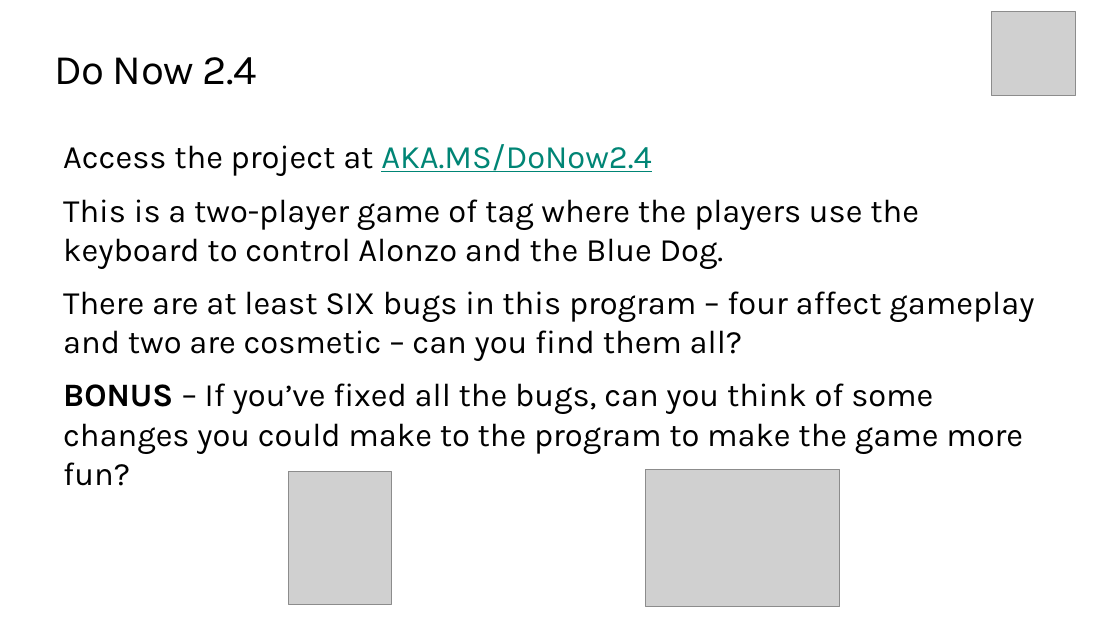
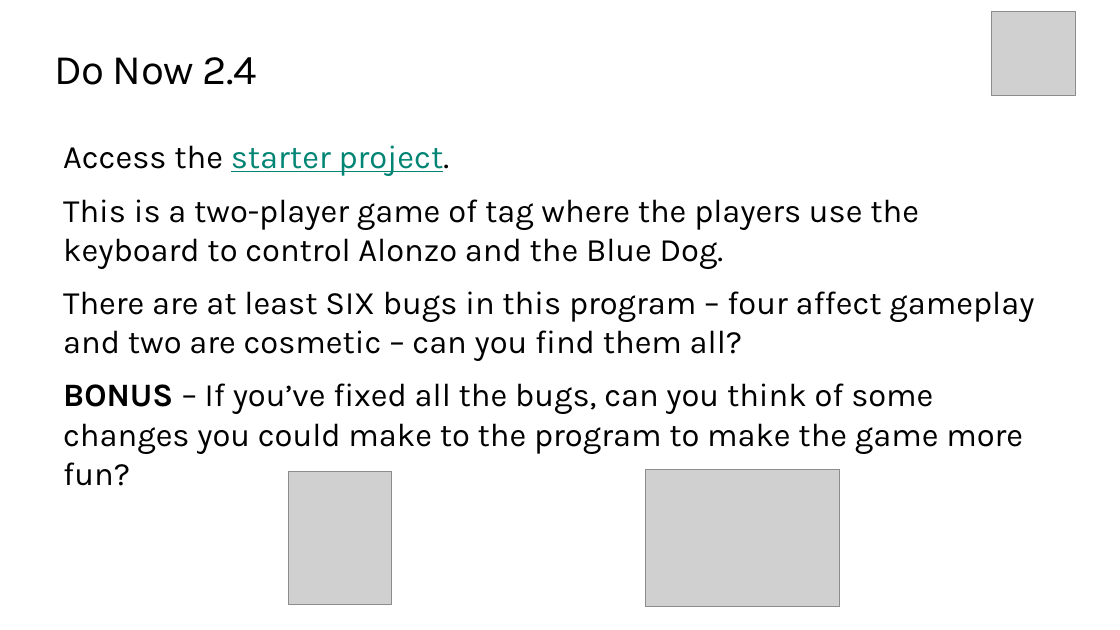
Before and after one commit to TEALSK12/introduction-to-computer-science, a slide deck: slide 4 of docs/slidedecks/TEALS SNAP 2.4.pptx. Drawn at 1120x630 pixels with LibreOffice and Linux fonts; fonts in the diff are those of the drawing; grey boxes stand for pictures; background and template pictures are left out. Boxes give left, top, right and bottom in pixels: in the first picture for what was removed or moved away, otherwise in the second. Text is boxed around its words. In the diff, an @@ line names an element or a change of style, - is before the commit and + after.

```diff
--- a/docs/slidedecks/TEALS SNAP 2.4.pptx
+++ b/docs/slidedecks/TEALS SNAP 2.4.pptx
@@ text at <box>63,145,450,176</box>: text changed; text colour #000000 to #008575 @@
-Access the project at AKA.MS/DoNow2.4
+Access the starter project.
```
Also in this commit, not shown: 12 other files.
